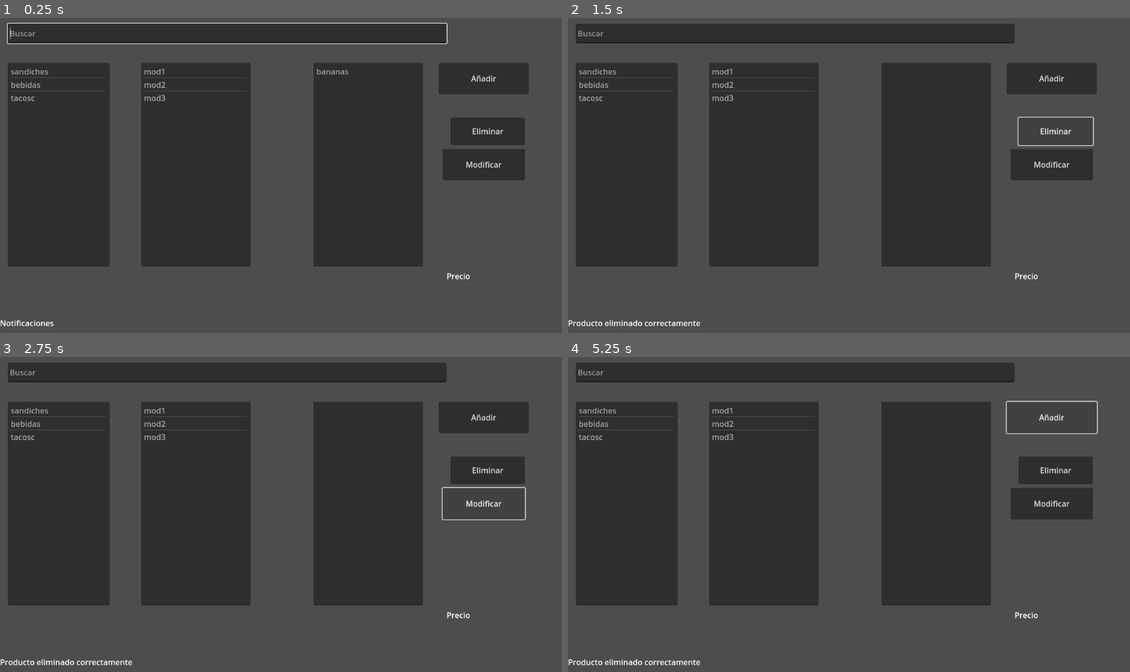
Above: before the commit, frames 1-4 (two rows, left to right).
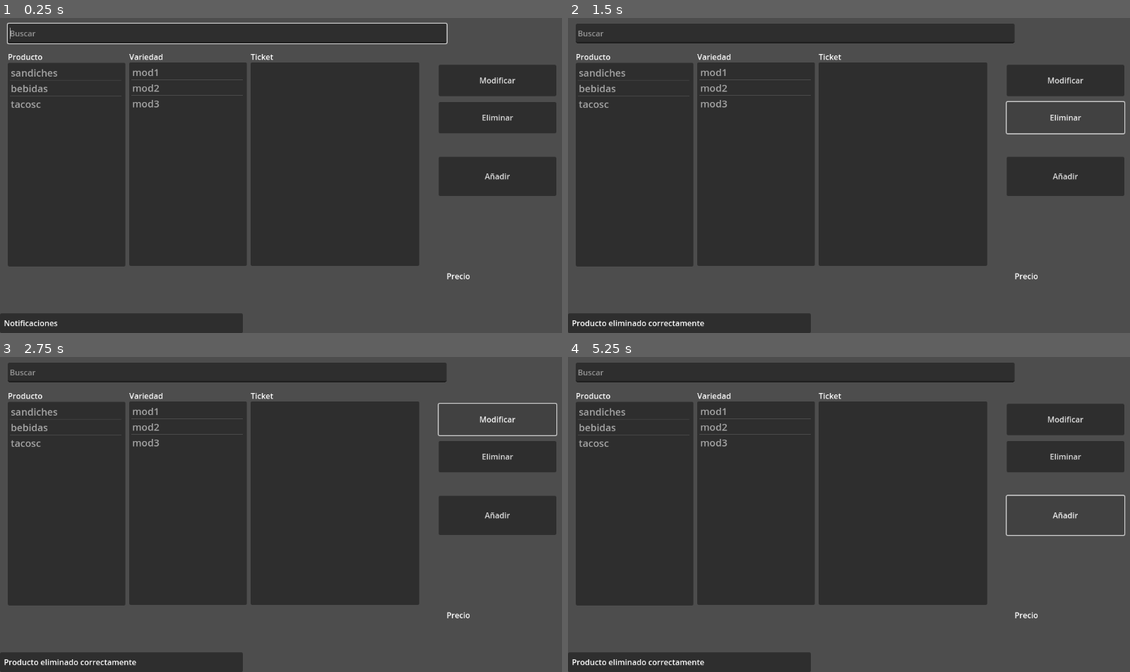
Above: after the commit, the same moments.

Repository: EliOrozco/proyecto_maya
Game: Godot game, scene res://simple.tscn
Two runs of this game, one before a commit and one after it. Both use one fixed random seed, a clock stepped at 60 frames per second and the inputs below.
Inputs:
- Up to frame 1 (0.25 s): no input
- Up to frame 2 (1.5 s): click "Añadir" at 0.5 s; click "Eliminar" at 1.25 s
- Up to frame 3 (2.75 s): click "Modificar" at 2 s
- Up to frame 4 (5.25 s): click "Añadir" at 2.75 s; click "Eliminar" at 3.5 s; click "Modificar" at 4.25 s; click "Añadir" at 5 s

The runs differ from the first frame. In frame 1, 19% of the frame differs, in the area x 0-99%, y 11-100%; in frame 2, 18%; in frame 3, 19%; in frame 4, 18%.
Error before the commit: Invalid access of index '0' on a base object of type: 'PackedInt32Array'. (res://basic.gd:21)
Error after the commit: Out of bounds get index '0' (on base: 'PackedInt32Array') (res://basic.gd:32)

Commit message:
acomodado para trabajar
renombrado variables y rediseño de interfaz

Diff:
--- a/basic.gd
+++ b/basic.gd
@@ -6,51 +6,61 @@
 var product_selected : int = 0
 var mod_selected : int = 0
 
+@onready var text_notif: RichTextLabel = $textNotif
+@onready var text_precio_final: RichTextLabel = $textPrecioFinal
+@onready var anadir: Button = $anadir
+@onready var eliminar: Button = $eliminar
+@onready var modificar: Button = $modificar
+@onready var lista_ticket: ItemList = $listaTicket
+@onready var lista_producto: ItemList = $listaProducto
+@onready var lista_mod: ItemList = $listaMod
+@onready var buscador: LineEdit = $buscador
+
 # Called when the node enters the scene tree for the first time.
 func _ready() -> void:
-	$LineEdit.grab_focus()
+	buscador.grab_focus()
+
+
 
 # Called every frame. 'delta' is the elapsed time since the previous frame.
-func _process(_delta: float) -> void:
+func _process(_delta: float) -> void: #tiene que emular que ctrl está siendo mantenido presionado
 	pass
-
 
 func _on_button_pressed() -> void: #añadir
 	#get text
-	var lineEdit_Text : String = $LineEdit.text
-	item_selected = $ItemList2.get_selected_items()[0]
-	mod_selected = $ItemList3.get_selected_items()[0]
+	var lineEdit_Text : String = buscador.text
+	item_selected = lista_producto.get_selected_items()[0]
+	mod_selected = lista_mod.get_selected_items()[0]
 
-	var item_text = $ItemList2.get_item_text(item_selected)
-	var mod_text = $ItemList3.get_item_text(mod_selected)
+	var item_text = lista_producto.get_item_text(item_selected)
+	var mod_text = lista_mod.get_item_text(mod_selected)
 
 	if (lineEdit_Text == ""):
-		lineEdit_Text = "Añadido " + str(value) + item_text + mod_text
-	$ItemList.add_item(lineEdit_Text);
+		lineEdit_Text = "" + str(value) + item_text + mod_text
+	lista_ticket.add_item(lineEdit_Text);
 	value += 1
-	$RichTextLabel2.text = str(value)
+	text_precio_final.text = str(value)
 	send_notification("Producto añadido")
 
-
 func _on_button_2_pressed() -> void: #eliminar
-	$ItemList.select(item_selected - 1)
-	$ItemList.remove_item(item_selected)
+	lista_ticket.select(item_selected - 1)
+	lista_ticket.remove_item(item_selected)
 	item_selected -= 1
 	if (item_selected < 0):
 		item_selected = 0
-		$ItemList.select(0)
+		lista_ticket.select(0)
 	send_notification("Producto eliminado correctamente")
 
 func _on_button_3_pressed() -> void: #modificar
-	if ($ItemList.is_anything_selected()):
-		item_selected = $ItemList.get_selected_items()[0] #redundancia
-		$LineEdit.text = $ItemList.get_item_text(item_selected)
+	if (lista_ticket.is_anything_selected()):
+		item_selected = lista_ticket.get_selected_items()[0] #redundancia
+		buscador.text = lista_ticket.get_item_text(item_selected)
 
-func _on_item_list_item_activated(index: int) -> void: #redundacia, este es para clicks doble
+func _on_item_list_item_activated(index: int) -> void: #redundacia, este es para clicks doble, no borrar
 	pass
 
 func _on_item_list_item_selected(index: int) -> void:
-	item_selected = $ItemList.get_selected_items()[0]
+	item_selected = lista_ticket.get_selected_items()[0]
 
 func send_notification(notif: String):
-	$RichTextLabel.text = notif
+	text_notif.text = notif
--- a/project.godot
+++ b/project.godot
@@ -15,6 +15,29 @@
 config/features=PackedStringArray("4.3", "Mobile")
 config/icon="res://icon.svg"
 
+[display]
+
+window/size/resizable=false
+
+[input]
+
+click={
+"deadzone": 0.5,
+"events": [Object(InputEventMouseButton,"resource_local_to_scene":false,"resource_name":"","device":-1,"window_id":0,"alt_pressed":false,"shift_pressed":false,"ctrl_pressed":false,"meta_pressed":false,"button_mask":1,"position":Vector2(367, 12),"global_position":Vector2(376, 58),"factor":1.0,"button_index":1,"canceled":false,"pressed":true,"double_click":false,"script":null)
+]
+}
+ctrl={
+"deadzone": 0.5,
+"events": [Object(InputEventKey,"resource_local_to_scene":false,"resource_name":"","device":-1,"window_id":0,"alt_pressed":false,"shift_pressed":false,"ctrl_pressed":false,"meta_pressed":false,"pressed":false,"keycode":0,"physical_keycode":4194326,"key_label":0,"unicode":0,"location":0,"echo":false,"script":null)
+]
+}
+
+[input_devices]
+
+pointing/emulate_touch_from_mouse=true
+pointing/emulate_mouse_from_touch=false
+pointing/android/enable_long_press_as_right_click=true
+
 [rendering]
 
 renderer/rendering_method="mobile"
--- a/simple.tscn
+++ b/simple.tscn
@@ -5,15 +5,21 @@
 [node name="Node2D" type="Node2D"]
 script = ExtResource("1_qvr0x")
 
-[node name="RichTextLabel" type="RichTextLabel" parent="."]
+[node name="fondoNotificaciones" type="Panel" parent="."]
+offset_top = 608.0
+offset_right = 496.0
+offset_bottom = 648.0
+
+[node name="textNotif" type="RichTextLabel" parent="."]
+offset_left = 8.0
 offset_top = 616.0
-offset_right = 896.0
+offset_right = 904.0
 offset_bottom = 648.0
 text = "Notificaciones"
 scroll_active = false
 shortcut_keys_enabled = false
 
-[node name="RichTextLabel2" type="RichTextLabel" parent="."]
+[node name="textPrecioFinal" type="RichTextLabel" parent="."]
 offset_left = 912.0
 offset_top = 520.0
 offset_right = 1120.0
@@ -22,76 +28,100 @@
 scroll_active = false
 shortcut_keys_enabled = false
 
-[node name="Button" type="Button" parent="."]
+[node name="anadir" type="Button" parent="."]
 offset_left = 896.0
-offset_top = 96.0
-offset_right = 1080.0
-offset_bottom = 160.0
-focus_neighbor_top = NodePath("../LineEdit")
-focus_neighbor_bottom = NodePath("../Button2")
+offset_top = 288.0
+offset_right = 1136.0
+offset_bottom = 368.0
+focus_neighbor_top = NodePath("../buscador")
+focus_neighbor_bottom = NodePath("../eliminar")
 text = "Añadir"
 
-[node name="Button2" type="Button" parent="."]
-offset_left = 920.0
-offset_top = 208.0
-offset_right = 1072.0
-offset_bottom = 264.0
-focus_neighbor_top = NodePath("../Button")
-focus_neighbor_bottom = NodePath("../Button3")
+[node name="eliminar" type="Button" parent="."]
+offset_left = 896.0
+offset_top = 176.0
+offset_right = 1136.0
+offset_bottom = 240.0
+focus_neighbor_top = NodePath("../anadir")
+focus_neighbor_bottom = NodePath("../modificar")
 text = "Eliminar"
 
-[node name="Button3" type="Button" parent="."]
-offset_left = 904.0
-offset_top = 272.0
-offset_right = 1072.0
-offset_bottom = 336.0
-focus_neighbor_top = NodePath("../Button2")
+[node name="modificar" type="Button" parent="."]
+offset_left = 896.0
+offset_top = 100.0
+offset_right = 1136.0
+offset_bottom = 164.0
+focus_neighbor_top = NodePath("../eliminar")
 text = "Modificar"
 
-[node name="ItemList" type="ItemList" parent="."]
-offset_left = 640.0
-offset_top = 96.0
-offset_right = 864.0
-offset_bottom = 512.0
+[node name="listaTicket" type="ItemList" parent="."]
+offset_left = 512.0
+offset_top = 95.0
+offset_right = 856.0
+offset_bottom = 511.0
 mouse_filter = 1
-item_count = 1
-item_0/text = "bananas"
+theme_override_font_sizes/font_size = 20
 
-[node name="ItemList2" type="ItemList" parent="."]
+[node name="listaProducto" type="ItemList" parent="."]
 offset_left = 16.0
 offset_top = 96.0
-offset_right = 224.0
+offset_right = 256.0
 offset_bottom = 512.0
+theme_override_font_sizes/font_size = 20
 item_count = 3
 item_0/text = "sandiches"
 item_1/text = "bebidas"
 item_2/text = "tacosc"
 
-[node name="ItemList3" type="ItemList" parent="."]
-offset_left = 288.0
-offset_top = 96.0
-offset_right = 512.0
-offset_bottom = 512.0
+[node name="listaMod" type="ItemList" parent="."]
+offset_left = 264.0
+offset_top = 95.0
+offset_right = 504.0
+offset_bottom = 511.0
+mouse_force_pass_scroll_events = false
+theme_override_font_sizes/font_size = 20
+select_mode = 1
 item_count = 3
 item_0/text = "mod1"
 item_1/text = "mod2"
 item_2/text = "mod3"
 
-[node name="LineEdit" type="LineEdit" parent="."]
+[node name="buscador" type="LineEdit" parent="."]
 offset_left = 16.0
 offset_top = 16.0
 offset_right = 912.0
 offset_bottom = 56.0
-focus_neighbor_right = NodePath("../Button")
-focus_neighbor_bottom = NodePath("../ItemList")
+focus_neighbor_right = NodePath("../anadir")
+focus_neighbor_bottom = NodePath("../listaTicket")
 placeholder_text = "Buscar"
 clear_button_enabled = true
 deselect_on_focus_loss_enabled = false
 drag_and_drop_selection_enabled = false
 caret_blink = true
 
-[connection signal="pressed" from="Button" to="." method="_on_button_pressed"]
-[connection signal="pressed" from="Button2" to="." method="_on_button_2_pressed"]
-[connection signal="pressed" from="Button3" to="." method="_on_button_3_pressed"]
-[connection signal="item_activated" from="ItemList" to="." method="_on_item_list_item_activated"]
-[connection signal="item_selected" from="ItemList" to="." method="_on_item_list_item_selected"]
+[node name="etiqProducto" type="Label" parent="."]
+offset_left = 16.0
+offset_top = 72.0
+offset_right = 87.0
+offset_bottom = 95.0
+text = "Producto"
+
+[node name="etiqVariedad" type="Label" parent="."]
+offset_left = 264.0
+offset_top = 72.0
+offset_right = 335.0
+offset_bottom = 95.0
+text = "Variedad"
+
+[node name="etiqTicket" type="Label" parent="."]
+offset_left = 512.0
+offset_top = 72.0
+offset_right = 606.0
+offset_bottom = 95.0
+text = "Ticket"
+
+[connection signal="pressed" from="anadir" to="." method="_on_button_pressed"]
+[connection signal="pressed" from="eliminar" to="." method="_on_button_2_pressed"]
+[connection signal="pressed" from="modificar" to="." method="_on_button_3_pressed"]
+[connection signal="item_activated" from="listaTicket" to="." method="_on_item_list_item_activated"]
+[connection signal="item_selected" from="listaTicket" to="." method="_on_item_list_item_selected"]
